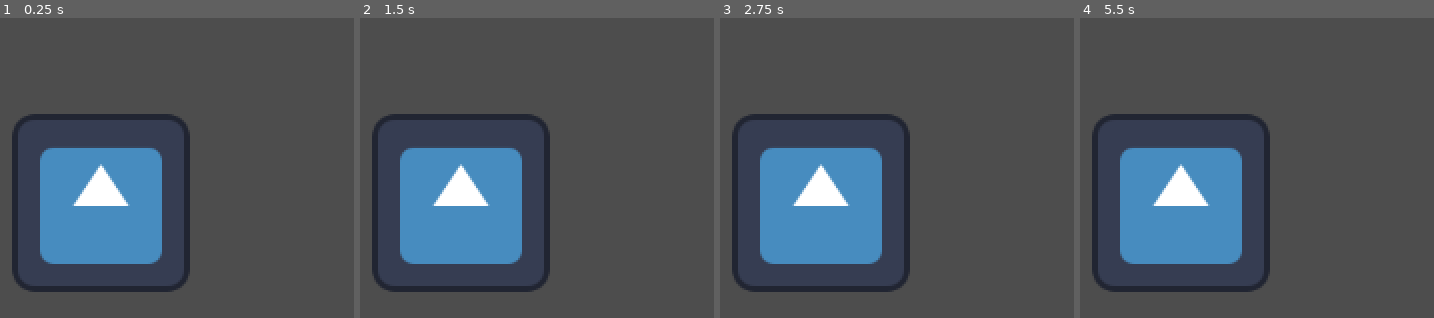
Above: before the commit, frames 1-4 (left to right).
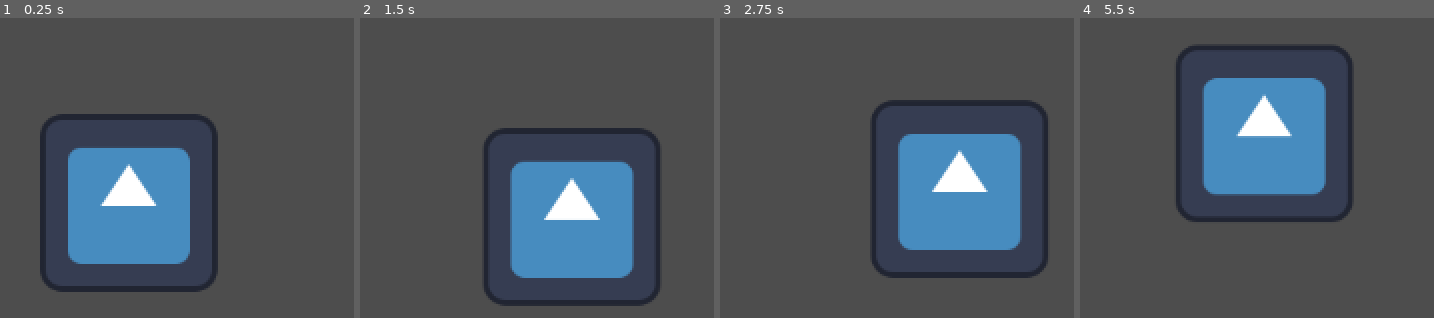
Above: after the commit, the same moments.

Repository: dionebigode/nature-of-godot
Game: Godot game, scene res://root.tscn
Two runs of this game, one before a commit and one after it. Both use one fixed random seed, a clock stepped at 60 frames per second and the inputs below. The engine's default icon, where the game draws it, is replaced by a stand-in: a white triangle on a blue panel in a dark square.
Inputs:
- Up to frame 1 (0.25 s): no input
- Up to frame 2 (1.5 s): no input
- Up to frame 3 (2.75 s): no input
- Up to frame 4 (5.5 s): no input

The runs differ from the first frame. In frame 1, 11% of the frame differs, in the area x 3-62%, y 32-92%; in frame 2, 31%; in frame 3, 33%, in the area x 3-93%, y 27-92%; in frame 4, 29%.

Commit message:
Implement a random walk

Diff:
--- a/walker.gd
+++ b/walker.gd
@@ -2,13 +2,22 @@
 
 var screen_size := DisplayServer.window_get_size() as Vector2i
 var rng := RandomNumberGenerator.new() as RandomNumberGenerator
+var step_lenght := 10 as int
 
 func _ready() -> void:
-	self.position = screen_size / 2.0
+    self.position = screen_size / 2.0
 
 func _process(delta: float) -> void:
-	#how to make something execute at regular frames, probably not a good idea for a commercial game
-	#https://docs.godotengine.org/en/stable/classes/class_engine.html#class-engine-method-get-process-frames
-	if Engine.get_process_frames() % 10 == 0:
-		var choice := rng.randi_range(0, 3) as int #returns 0, 1, 2, 3
-		print(choice)
+    #how to make something execute at regular frames, probably not a good idea for a commercial game
+    #https://docs.godotengine.org/en/stable/classes/class_engine.html#class-engine-method-get-process-frames
+    if Engine.get_process_frames() % 10 == 0:
+        var choice := rng.randi_range(0, 3) as int #returns 0, 1, 2, 3
+        print(choice)
+        if (choice == 0):
+            self.position.x = self.position.x + step_lenght
+        elif (choice == 1):
+            self.position.x = self.position.x - step_lenght
+        elif (choice == 2):
+            self.position.y = self.position.y + step_lenght
+        else:
+            self.position.y = self.position.y - step_lenght
